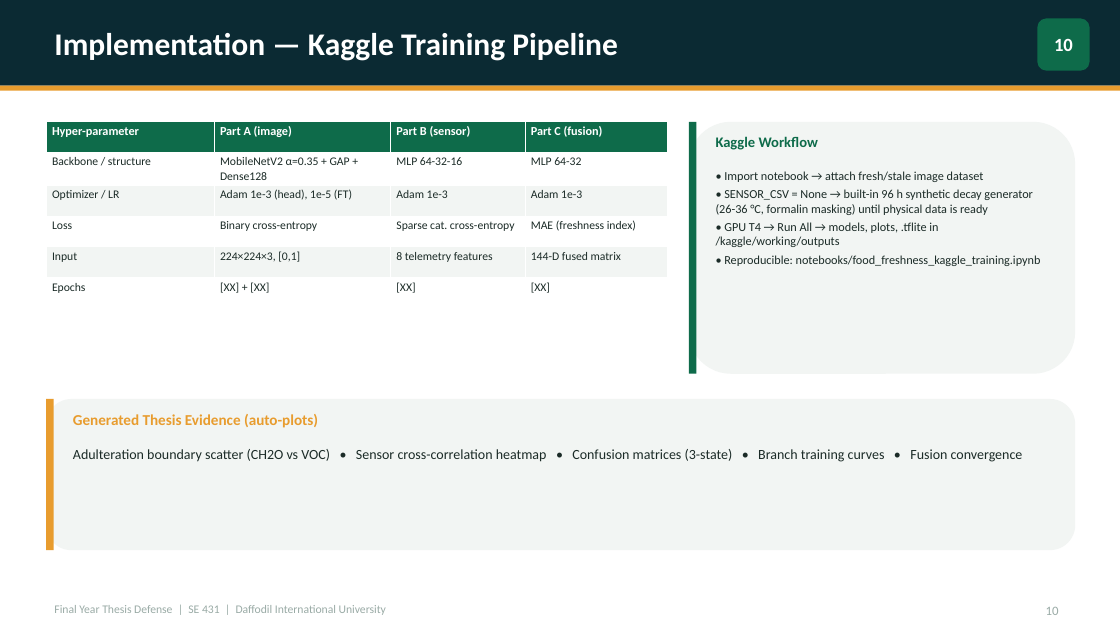
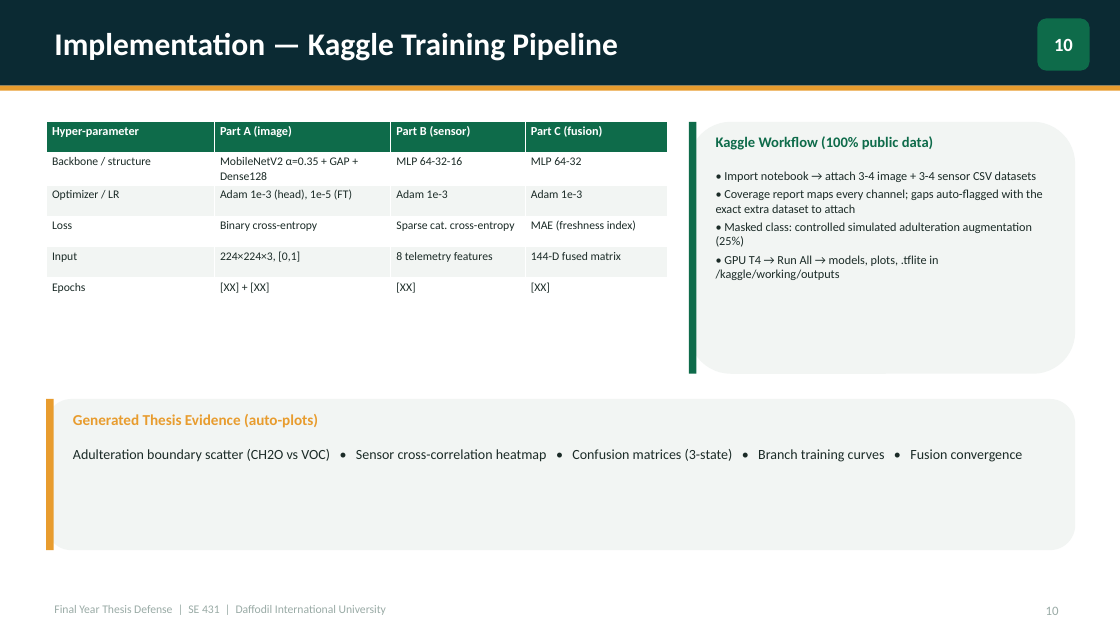
Before and after one commit to hasib0000007/foodtestiong, a slide deck: slide 10 of Final_Defense_Presentation.pptx. Drawn at 1120x630 pixels with LibreOffice and Linux fonts; fonts in the diff are those of the drawing. Boxes give left, top, right and bottom in pixels: in the first picture for what was removed or moved away, otherwise in the second. Text is boxed around its words. In the diff, an @@ line names an element or a change of style, - is before the commit and + after.

Commit message:
Slides 9-10: 100% Kaggle multi-dataset strategy and missing-channel handling

```diff
--- a/Final_Defense_Presentation.pptx
+++ b/Final_Defense_Presentation.pptx
@@ text at <box>716,136,933,150</box>: text changed @@
-Kaggle Workflow
+Kaggle Workflow (100% public data)
@@ text at <box>716,171,1043,247</box>: text changed @@
-• Import notebook → attach fresh/stale image dataset
-• SENSOR_CSV = None → built-in 96 h synthetic decay generator (26-36 °C, formalin masking) until physical data is ready
+• Import notebook → attach 3-4 image + 3-4 sensor CSV datasets
+• Coverage report maps every channel; gaps auto-flagged with the exact extra dataset to attach
+• Masked class: controlled simulated adulteration augmentation (25%)
@@ text at <box>724,255,1041,266</box>: paragraph removed @@
-• Reproducible: notebooks/food_freshness_kaggle_training.ipynb
```
Also in this commit, not shown: 1 other slide changed, 1 other file.
